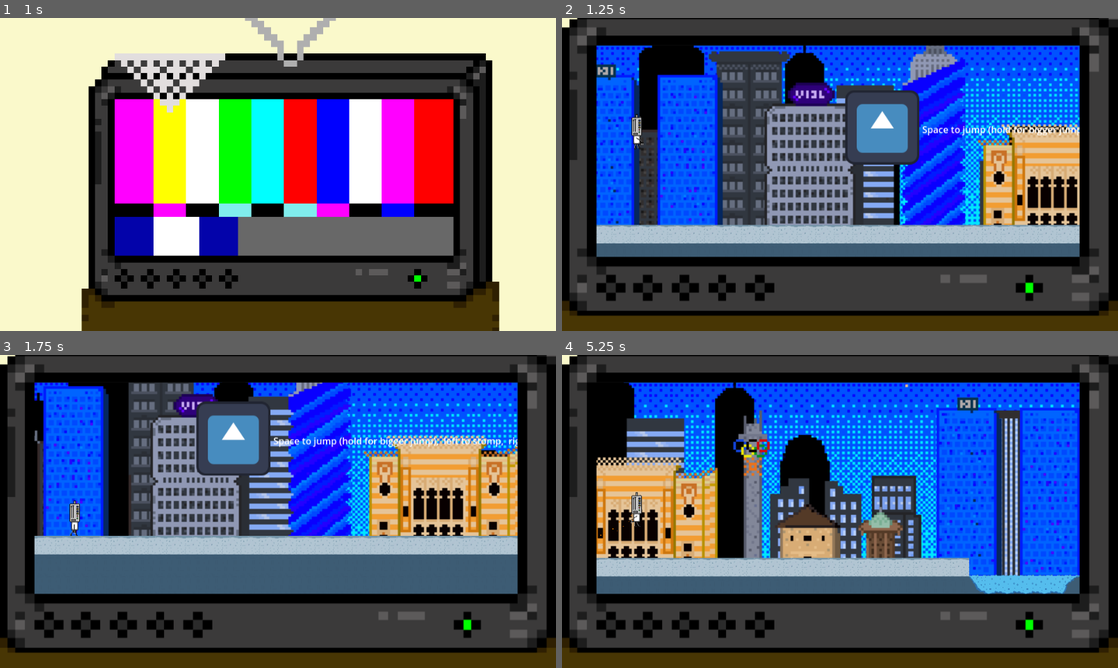
Above: before the commit, frames 1-4 (two rows, left to right).
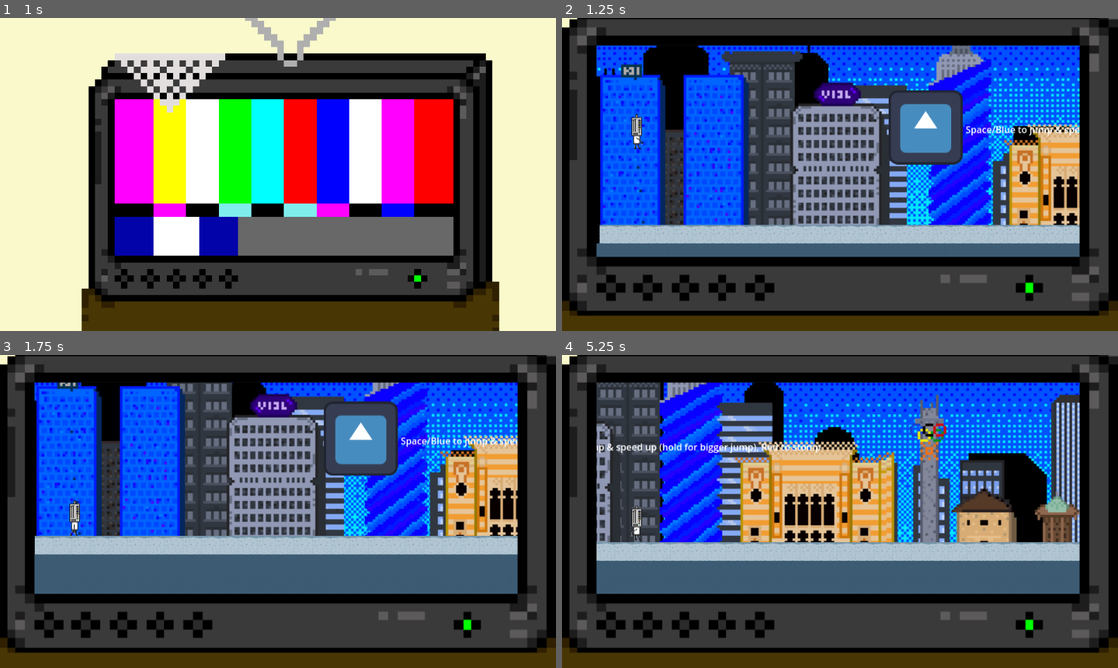
Above: after the commit, the same moments.

Repository: JosipRados01/retro-runner
Game: Godot game, scene res://loading_screen.tscn
Two runs of this game, one before a commit and one after it. Both use one fixed random seed, a clock stepped at 60 frames per second and the inputs below. The engine's default icon, where the game draws it, is replaced by a stand-in: a white triangle on a blue panel in a dark square.
Inputs:
- Up to frame 1 (1 s): tap Enter (ui_accept) at 0.5, 0.8 s; hold Right (ui_right) from 0.53 s (still down); hold Down (stomp) from 0.53 s (still down); tap Space (jump) at 0.77 s
- Up to frame 2 (1.25 s): keep holding Right (ui_right); keep holding Down (stomp); tap Space (jump) at 1.07 s
- Up to frame 3 (1.75 s): keep holding Right (ui_right); release Down (stomp) at 1.28 s; tap Enter (ui_accept) at 1.35 s; tap Space (jump) at 1.52, 1.55 s
- Up to frame 4 (5.25 s): tap Space (jump) at 1.82, 3.02, 3.32, 3.77, 3.8, 4.07, 4.52, 4.82 s; release Right (ui_right) at 2.03 s; hold Left (ui_left) 2.03-2.78 s; hold Space (jump) 2.03-2.78 s; tap Down (stomp) at 2.3, 2.85, 4.35 s; hold Right (ui_right) 2.78-4.28 s; tap Enter (ui_accept) at 3.05 s; hold Enter (ui_accept) 3.53-4.28 s; hold Left (ui_left) 4.28-5.03 s; hold Right (ui_right) from 5.03 s (still down); hold Enter (ui_accept) from 5.03 s (still down)

Frame 1 is identical in both runs. In frame 2, 32% of the frame differs, in the area x 6-94%, y 8-72%; in frame 3, 34%; in frame 4, 48%, in the area x 6-94%, y 8-77%.

Commit message:
Mobile controls

Diff:
--- a/game.tscn
+++ b/game.tscn
@@ -6,6 +6,7 @@
 [ext_resource type="Script" uid="uid://dt5aluvoe6xqu" path="res://game.gd" id="4_game_script"]
 [ext_resource type="Texture2D" uid="uid://b60ccfsk8uwe4" path="res://img/tv_ram.png" id="4_ryrav"]
 [ext_resource type="PackedScene" uid="uid://corkl2nlaf4hq" path="res://parallax_foreground.tscn" id="5_7jktm"]
+[ext_resource type="PackedScene" path="res://touch_controls.tscn" id="6_touch"]
 
 [node name="Game" type="Node2D"]
 script = ExtResource("4_game_script")
@@ -19,7 +20,7 @@
 offset_top = -8.0
 offset_right = 435.0
 offset_bottom = 67.0
-text = "Space to jump (hold for bigger jump),  left to stomp,  right to speed up"
+text = "Space/Blue to jump & speed up (hold for bigger jump), Red to stomp"
 
 [node name="ParallaxBackground" parent="." instance=ExtResource("4_fc0e3")]
 
@@ -39,3 +40,7 @@
 position = Vector2(500, 245)
 scale = Vector2(1.11217, 1.07848)
 texture = ExtResource("4_ryrav")
+
+[node name="TouchControls" parent="UILayer" instance=ExtResource("6_touch")]
+grow_horizontal = 2
+grow_vertical = 2
--- a/loading_screen.gd
+++ b/loading_screen.gd
@@ -45,8 +45,8 @@
 
 # Called every frame. 'delta' is the elapsed time since the previous frame.
 func _process(delta: float) -> void:
-	# Check for space key press to start game
-	if can_start_game and Input.is_action_just_pressed("ui_accept"):
+	# Check for jump input to start game
+	if can_start_game and Input.is_action_just_pressed("jump"):
 		switch_to_game()
 		return
 
--- a/player.gd
+++ b/player.gd
@@ -89,19 +89,21 @@
 		# Automatic running to the right for endless runner
 		direction = 1.0
 
-		# Allow player to slow down or move left temporarily
-		if Input.is_action_pressed("ui_left"):
-			direction = handle_left_input()
+		# Allow player to slow down or speed up
+		if Input.is_action_pressed("stomp"):
+			direction = handle_stomp_input()
 			update_animation_speed(false)  # Not running fast
-		elif Input.is_action_pressed("ui_right"):
+		elif Input.is_action_pressed("jump"):
 			direction = 1.5  # Speed boost
 			update_animation_speed(true)   # Running fast
 		else:
 			update_animation_speed(false)  # Normal speed
 	else:
 		# Manual movement (original behavior)
-		direction = Input.get_axis("ui_left", "ui_right")
-		update_animation_speed(abs(direction) > 1.0)  # Running fast if direction > 1.0
+		var stomp_input = -1.0 if Input.is_action_pressed("stomp") else 0.0
+		var speed_input = 1.0 if Input.is_action_pressed("jump") else 0.0
+		direction = stomp_input + speed_input
+		update_animation_speed(Input.is_action_pressed("jump"))  # Running fast if jump pressed
 
 	if direction != 0:
 		velocity.x = direction * SPEED
@@ -112,7 +114,7 @@
 
 func handle_jump(delta: float) -> void:
 	# Start jump with very small velocity (allow coyote time)
-	if Input.is_action_just_pressed("ui_accept") and can_jump() and not has_jumped:
+	if Input.is_action_just_pressed("jump") and can_jump() and not has_jumped:
 		velocity.y = MIN_JUMP_VELOCITY  # Start with very small jump
 		is_jumping = true
 		has_jumped = true
@@ -127,7 +129,7 @@
 		print("Jump started with velocity: ", velocity.y)
 
 	# Track jump time while button is held
-	if is_jumping and Input.is_action_pressed("ui_accept"):
+	if is_jumping and Input.is_action_pressed("jump"):
 		jump_time += delta
 
 		# Only start boosting after a small delay to ensure tap vs hold distinction
@@ -139,7 +141,7 @@
 			print("Boosting jump, velocity: ", velocity.y)
 
 	# Stop boosting when button released or max time reached
-	if is_jumping and (Input.is_action_just_released("ui_accept") or jump_time >= MAX_JUMP_TIME):
+	if is_jumping and (Input.is_action_just_released("jump") or jump_time >= MAX_JUMP_TIME):
 		is_jumping = false
 		print("Jump ended, final velocity: ", velocity.y)
 
@@ -202,8 +204,8 @@
 	disable_y_restart = true  # Disable y restart after bounce
 	y_restart_timer = Y_RESTART_DISABLE_TIME  # Start timer for re-enabling
 
-func handle_left_input() -> float:
-	# Handle left input logic with optional y restart and stomp slowdown
+func handle_stomp_input() -> float:
+	# Handle stomp input logic with optional y restart and stomp slowdown
 
 	# Restart the y velocity if going up for more snappy controls (unless disabled)
 	if velocity.y < 0 and not disable_y_restart:
@@ -228,7 +230,7 @@
 
 func handle_stomp():
 	# Check if player should be stomping
-	var should_stomp = Input.is_action_pressed("ui_left") and not is_on_floor() and auto_run and velocity.y > 0
+	var should_stomp = Input.is_action_pressed("stomp") and not is_on_floor() and auto_run and velocity.y > 0
 
 	# Start stomping
 	if should_stomp and not is_stomping:
@@ -236,8 +238,8 @@
 		show_stomp_elements(true)
 		print("Started stomping")
 
-	# Stop stomping when landing or releasing left key
-	elif is_stomping and (is_on_floor() or not Input.is_action_pressed("ui_left")):
+	# Stop stomping when landing or releasing stomp key
+	elif is_stomping and (is_on_floor() or not Input.is_action_pressed("stomp")):
 		is_stomping = false
 		show_stomp_elements(false)
 		print("Stopped stomping")
--- a/project.godot
+++ b/project.godot
@@ -36,14 +36,13 @@
 , Object(InputEventKey,"resource_local_to_scene":false,"resource_name":"","device":-1,"window_id":0,"alt_pressed":false …(186 unchanged characters)…
 , Object(InputEventKey,"resource_local_to_scene":false,"resource_name":"","device":-1,"window_id":0,"alt_pressed":false …(183 unchanged characters)…
 , Object(InputEventKey,"resource_local_to_scene":false,"resource_name":"","device":-1,"window_id":0,"alt_pressed":false …(182 unchanged characters)…
+, Object(InputEventMouseButton,"resource_local_to_scene":false,"resource_name":"","device":-1,"window_id":0,"alt_pressed":false,"shift_pressed":false,"ctrl_pressed":false,"meta_pressed":false,"button_mask":0,"position":Vector2(0, 0),"global_position":Vector2(0, 0),"factor":1.0,"button_index":2,"canceled":false,"pressed":false,"double_click":false,"script":null)
 ]
 }
-speed_up={
-"deadzone": 0.2,
-"events": [Object(InputEventKey,"resource_local_to_scene":false,"resource_name":"","device":-1,"window_id":0,"alt_pressed":false,"shift_pressed":false,"ctrl_pressed":false,"meta_pressed":false,"pressed":false,"keycode":0,"physical_keycode":4194321,"key_label":0,"unicode":0,"location":0,"echo":false,"script":null)
-, Object(InputEventKey,"resource_local_to_scene":false,"resource_name":"","device":-1,"window_id":0,"alt_pressed":false,"shift_pressed":false,"ctrl_pressed":false,"meta_pressed":false,"pressed":false,"keycode":0,"physical_keycode":68,"key_label":0,"unicode":100,"location":0,"echo":false,"script":null)
-]
-}
+
+[input_devices]
+
+pointing/emulate_touch_from_mouse=true
 
 [rendering]
 
--- /dev/null
+++ b/touch_controls.gd
@@ -0,0 +1,89 @@
+extends Control
+
+# Touch control script for tablet/mobile gameplay
+# This script creates virtual buttons that trigger the custom input actions
+
+var stomp_button: TouchScreenButton
+var speed_button: TouchScreenButton
+
+func _ready():
+	# Set up the control to cover the full screen
+	set_anchors_and_offsets_preset(Control.PRESET_FULL_RECT)
+
+	# Only show touch controls on mobile devices
+	if is_mobile_platform():
+		create_stomp_button()
+		create_speed_button()
+		print("Touch controls enabled for mobile platform")
+	else:
+		print("Touch controls disabled - desktop platform detected")
+
+func create_stomp_button():
+	# Create stomp button (left side, bottom)
+	stomp_button = TouchScreenButton.new()
+	stomp_button.name = "StompButton"
+	stomp_button.action = "stomp"
+
+	# Position on bottom left - responsive to screen size
+	var screen_size = get_viewport().get_visible_rect().size
+	stomp_button.position = Vector2(20, screen_size.y - 120)
+
+	# Create visual representation
+	var stomp_texture = create_button_texture("STOMP", Color.RED, Vector2(120, 100))
+	stomp_button.texture_normal = stomp_texture
+	stomp_button.texture_pressed = create_button_texture("STOMP", Color.DARK_RED, Vector2(120, 100))
+
+	add_child(stomp_button)
+
+func create_speed_button():
+	# Create speed button (right side) - now handles both jump and speed
+	speed_button = TouchScreenButton.new()
+	speed_button.name = "SpeedButton"
+	speed_button.action = "jump"
+
+	# Position on right side - aligned better with the red button
+	var screen_size = get_viewport().get_visible_rect().size
+	speed_button.position = Vector2(screen_size.x - 170, screen_size.y - 120)
+
+	# Create visual representation - same size as red button
+	var speed_texture = create_button_texture("JUMP & SPEED", Color.BLUE, Vector2(120, 100))
+	speed_button.texture_normal = speed_texture
+	speed_button.texture_pressed = create_button_texture("JUMP & SPEED", Color.DARK_BLUE, Vector2(120, 100))
+
+	add_child(speed_button)
+
+func is_mobile_platform() -> bool:
+	# Use Godot's built-in feature detection for reliable mobile detection
+
+	# Check for mobile feature flag (works for native mobile builds)
+	if OS.has_feature("mobile"):
+		return true
+
+	# For web builds, check specific mobile browser features first
+	if OS.has_feature("web_android") or OS.has_feature("web_ios"):
+		return true
+
+	# For any other platform (desktop), hide controls
+	return false
+
+func create_button_texture(text: String, color: Color, button_size: Vector2) -> ImageTexture:
+	# Create a simple colored rectangle with text for button visualization
+	var width = int(button_size.x)
+	var height = int(button_size.y)
+	var image = Image.create(width, height, false, Image.FORMAT_RGBA8)
+
+	# Fill with semi-transparent color for better visibility
+	var transparent_color = Color(color.r, color.g, color.b, 0.7)
+	image.fill(transparent_color)
+
+	# Add simple border
+	var border_color = Color.WHITE
+	var border_width = 3
+	for x in range(width):
+		for y in range(height):
+			if x < border_width or x >= width - border_width or y < border_width or y >= height - border_width:
+				image.set_pixel(x, y, border_color)
+
+	var texture = ImageTexture.new()
+	texture.set_image(image)
+	return texture
--- /dev/null
+++ b/touch_controls.tscn
@@ -0,0 +1,11 @@
+[gd_scene load_steps=2 format=3 uid="uid://bqgxj8p5q2nld"]
+
+[ext_resource type="Script" path="res://touch_controls.gd" id="1_touch"]
+
+[node name="TouchControls" type="Control"]
+layout_mode = 3
+anchors_preset = 15
+anchor_right = 1.0
+anchor_bottom = 1.0
+mouse_filter = 2
+script = ExtResource("1_touch")
Not shown: 1 places in game.tscn that only renumber resources
Not shown, added: touch_controls.gd.uid
